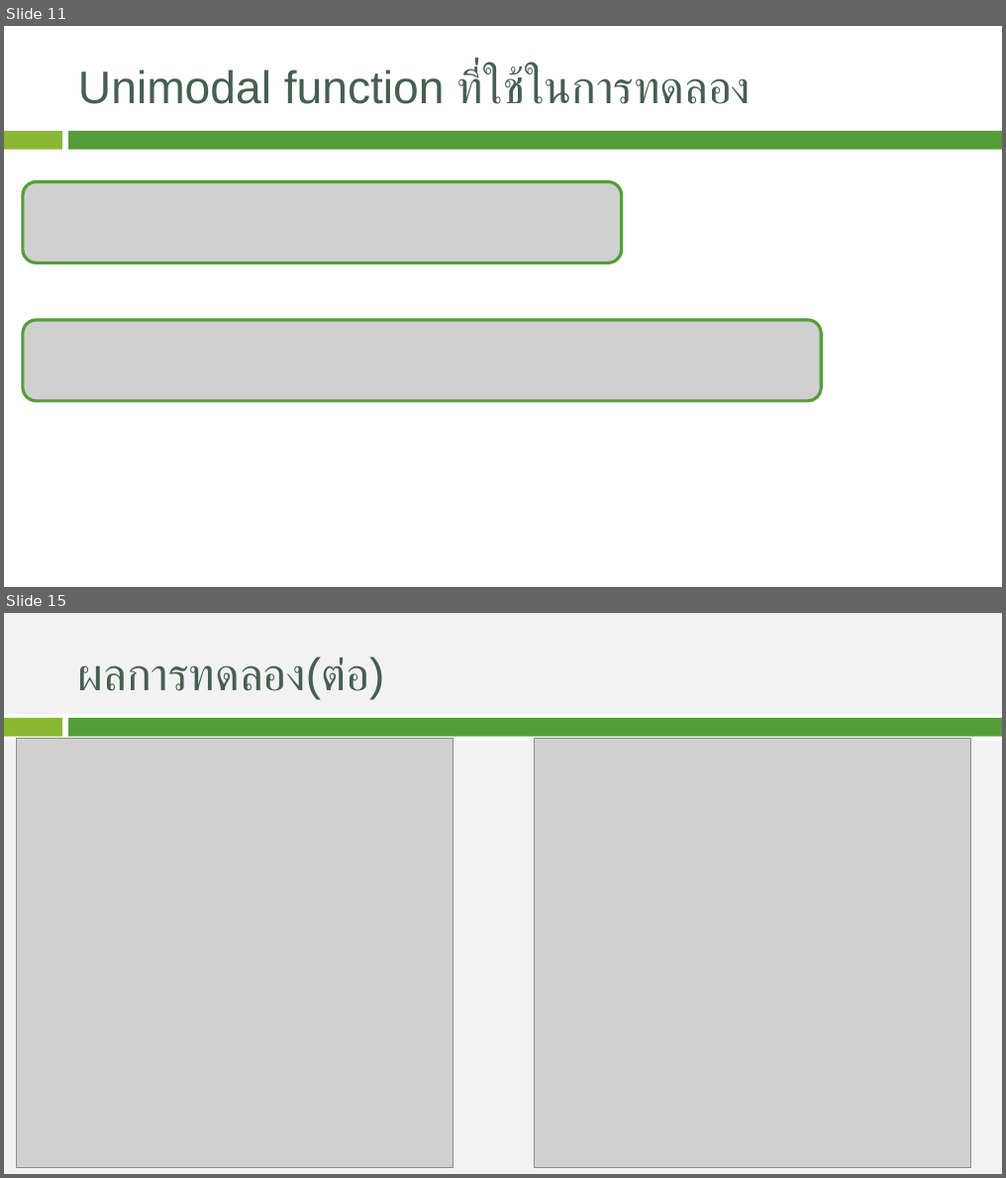
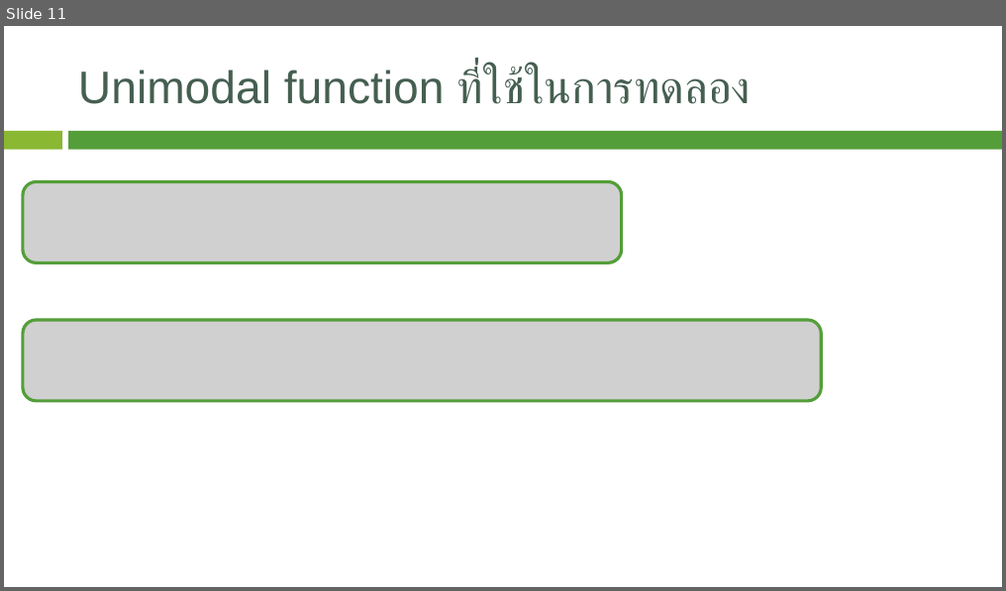
Before and after one commit to JhonSPattan/Algorithm, a slide deck: Adptive_DSIDE.pptx. Shown one above the other, each under a label of ours: slides 11 and 15 before the commit, slide 11 after it; the slides between them are not shown. The pictures are 1006x1178 and 1006x591 pixels, drawn with LibreOffice and Linux fonts; fonts in the diff are those of the drawing; grey boxes stand for pictures; background and template pictures are left out. Boxes give left, top, right and bottom in pixels: in the first picture for what was removed or moved away, otherwise in the second. Text is boxed around its words. In the diff, an @@ line names an element or a change of style, - is before the commit and + after.

```diff
--- a/Adptive_DSIDE.pptx
+++ b/Adptive_DSIDE.pptx
@@ slide 15 removed at <box>4,613,1002,1174</box>, background #F2F2F2; not listed: 2 template elements that a slide beside it also shows @@
@@ title removed at <box>78,657,385,700</box> @@
-ผลการทดลอง(ต่อ)
@@ rectangle removed at <box>4,714,1002,741</box> @@
@@ picture removed at <box>17,738,453,1167</box> @@
@@ picture removed at <box>534,738,970,1167</box> @@
```
Also in this commit, not shown: 5 slides changed, 5 slides added.
